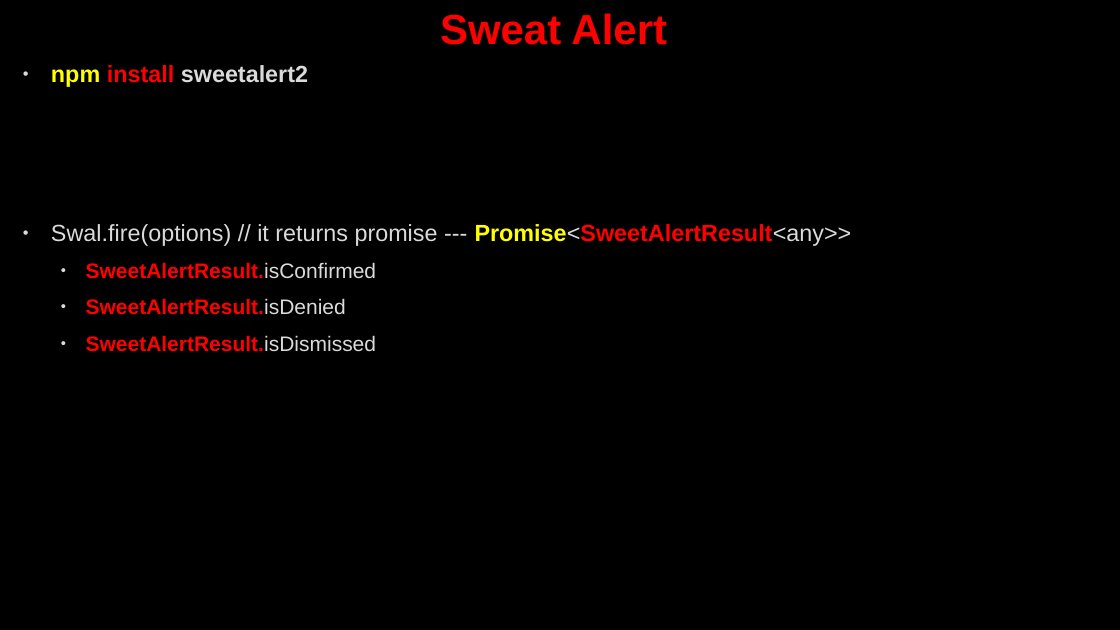
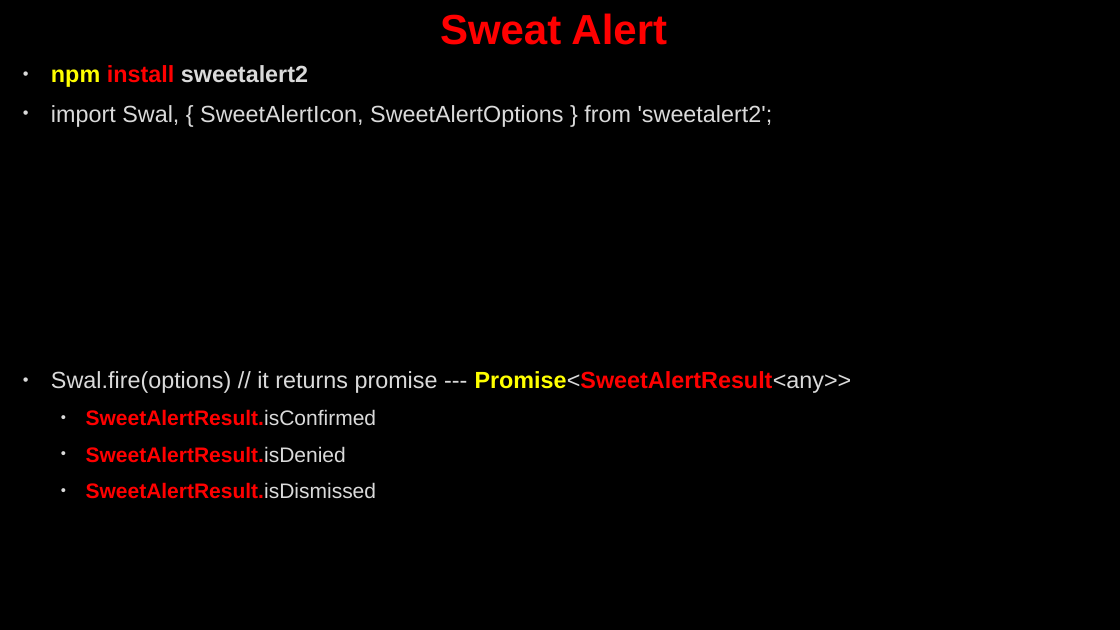
Before and after one commit to AhmedMohamedSamir1/Summary, a slide deck: slide 64 of Angular & type script/Angular.pptx. Drawn at 1120x630 pixels with LibreOffice and Linux fonts; fonts in the diff are those of the drawing; background and template pictures are left out. Boxes give left, top, right and bottom in pixels: in the first picture for what was removed or moved away, otherwise in the second. Text is boxed around its words. In the diff, an @@ line names an element or a change of style, - is before the commit and + after.

Commit message:
before pulling

```diff
--- a/Angular & type script/Angular.pptx
+++ b/Angular & type script/Angular.pptx
@@ text at bbox=[51, 105, 773, 127]: paragraph added @@
+• import Swal, { SweetAlertIcon, SweetAlertOptions } from 'sweetalert2';
```
